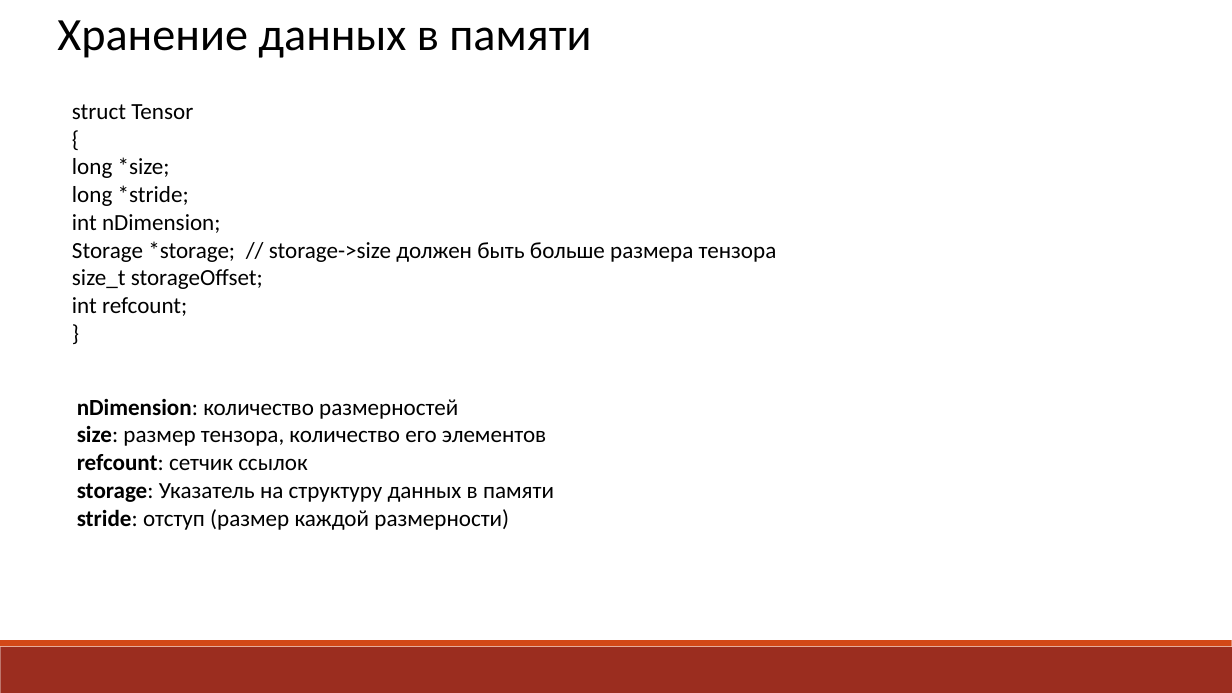
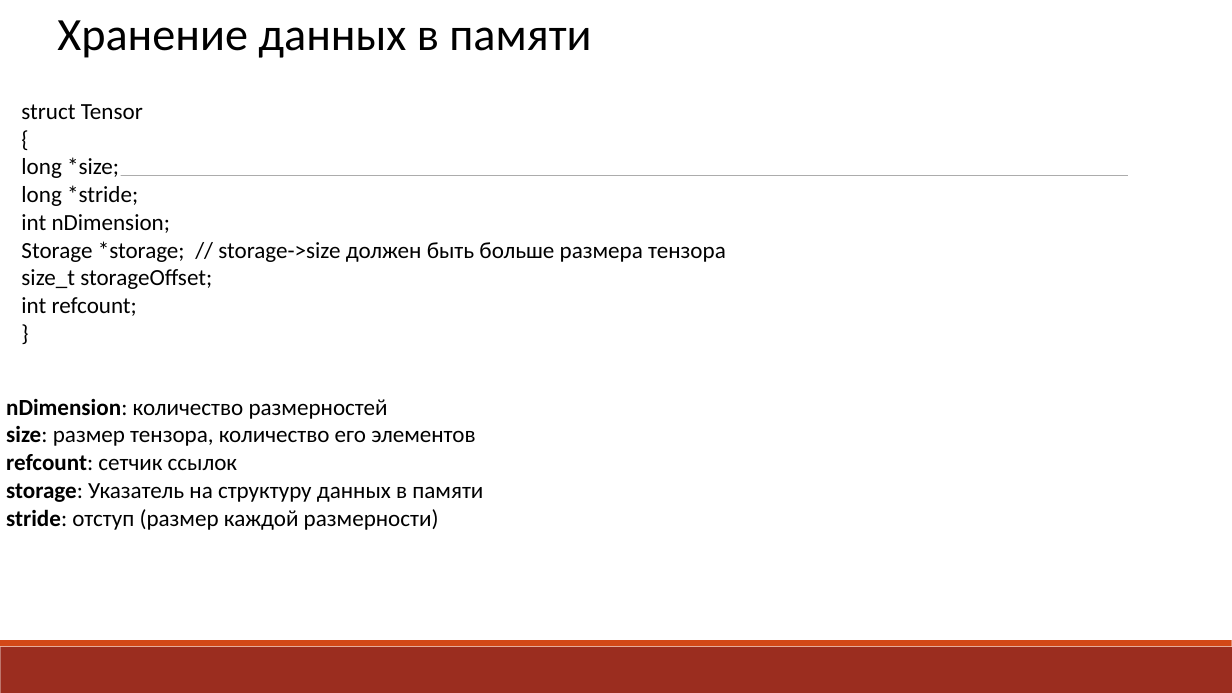
Before and after one commit to box1t/poor_monk, a slide deck: slide 5 of 7th_term/about_ai_course/ml/exam-frameworks/Лекция 8-тензоры.pptx (slide 10 before the commit). Drawn at 1232x693 pixels with LibreOffice and Linux fonts; fonts in the diff are those of the drawing. Boxes give left, top, right and bottom in pixels: in the first picture for what was removed or moved away, otherwise in the second. Text is boxed around its words. In the diff, an @@ line names an element or a change of style, - is before the commit and + after.

```diff
--- a/7th_term/about_ai_course/ml/exam-frameworks/Лекция 8-тензоры.pptx
+++ b/7th_term/about_ai_course/ml/exam-frameworks/Лекция 8-тензоры.pptx
@@ text "struct Tensor": place and size @@
-text "struct Tensor" at <box>72,104,777,316</box>
+text "struct Tensor" at <box>21,104,726,316</box>
@@ line added from (120, 176) to (1128, 176), #808080 0.5 pt @@
@@ text "nDimension: количество размерностей": place and size @@
-text "nDimension: количество размерностей" at <box>77,399,554,530</box>
+text "nDimension: количество размерностей" at <box>6,399,483,530</box>
```
Also in this commit, not shown: 15 other slides changed, 1 slide added, 10 slides removed, 40 other files.
